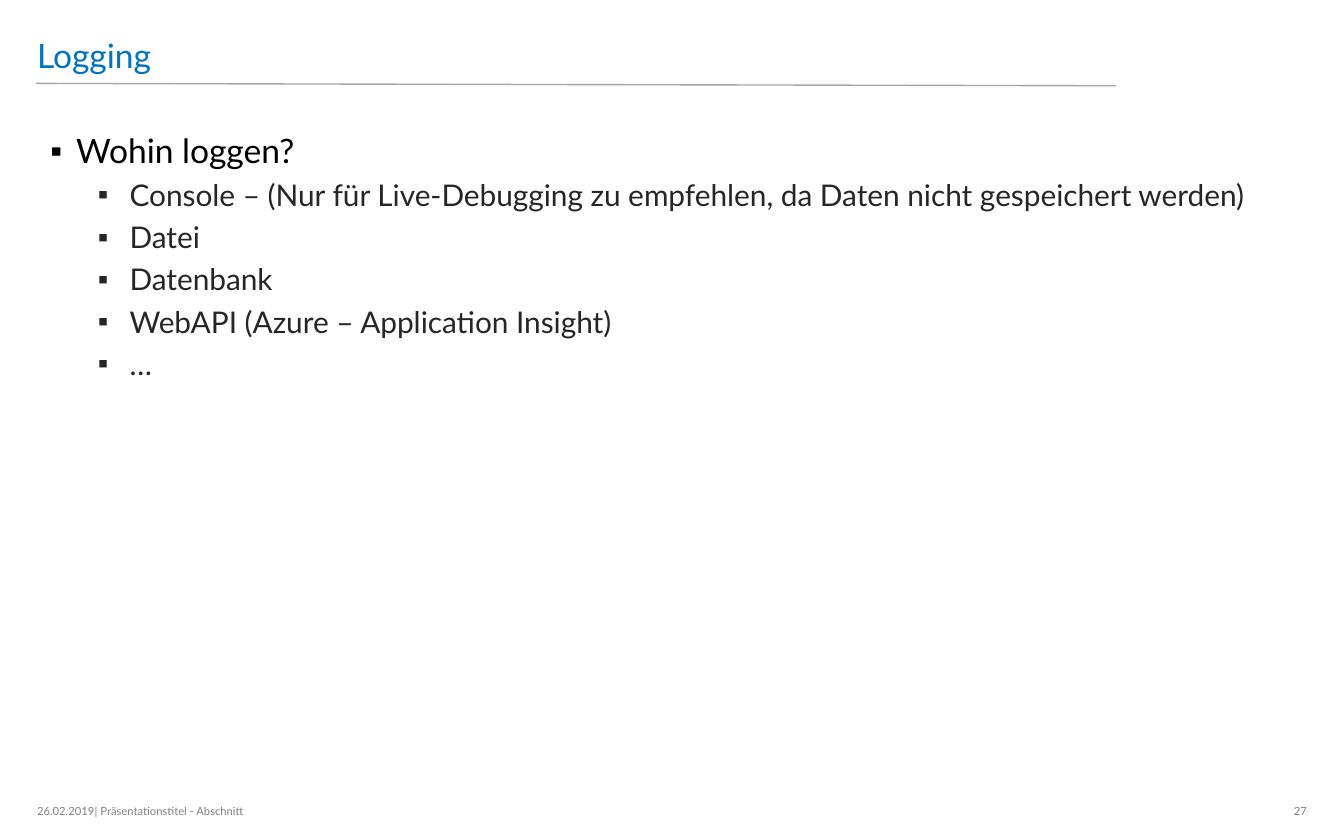
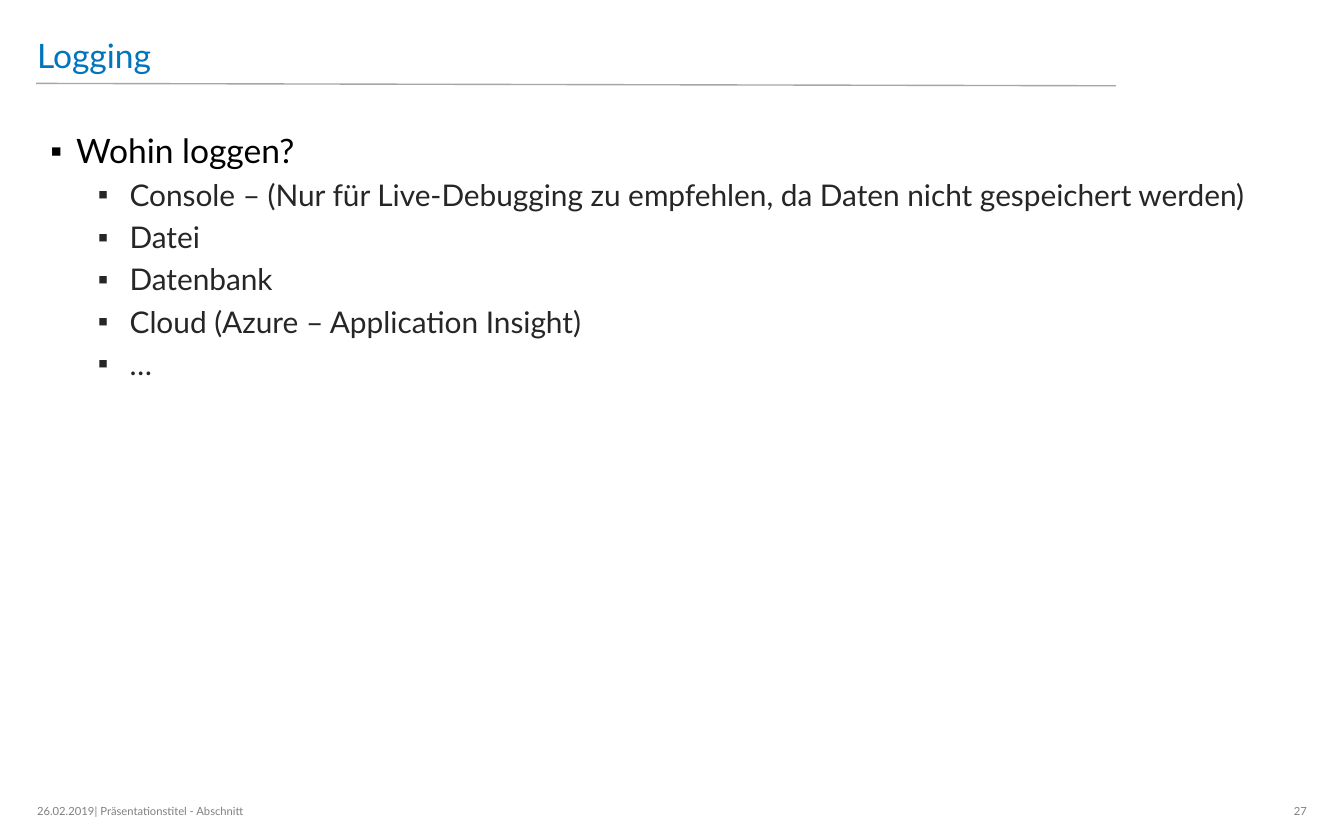
Before and after one commit to dacasi/Ausbildung, a slide deck: slide 27 of Fehlerbehandung und Debugging.pptx. Drawn at 1344x840 pixels with LibreOffice and Linux fonts; fonts in the diff are those of the drawing; background and template pictures are left out. Boxes give left, top, right and bottom in pixels: in the first picture for what was removed or moved away, otherwise in the second. Text is boxed around its words. In the diff, an @@ line names an element or a change of style, - is before the commit and + after.

```diff
--- a/Fehlerbehandung und Debugging.pptx
+++ b/Fehlerbehandung und Debugging.pptx
@@ text at box(130, 310, 581, 339): text changed @@
-  ▪ WebAPI (Azure – Application Insight)
+  ▪ Cloud (Azure – Application Insight)
```
Also in this commit, not shown: 8 other slides changed, 2 other files.
